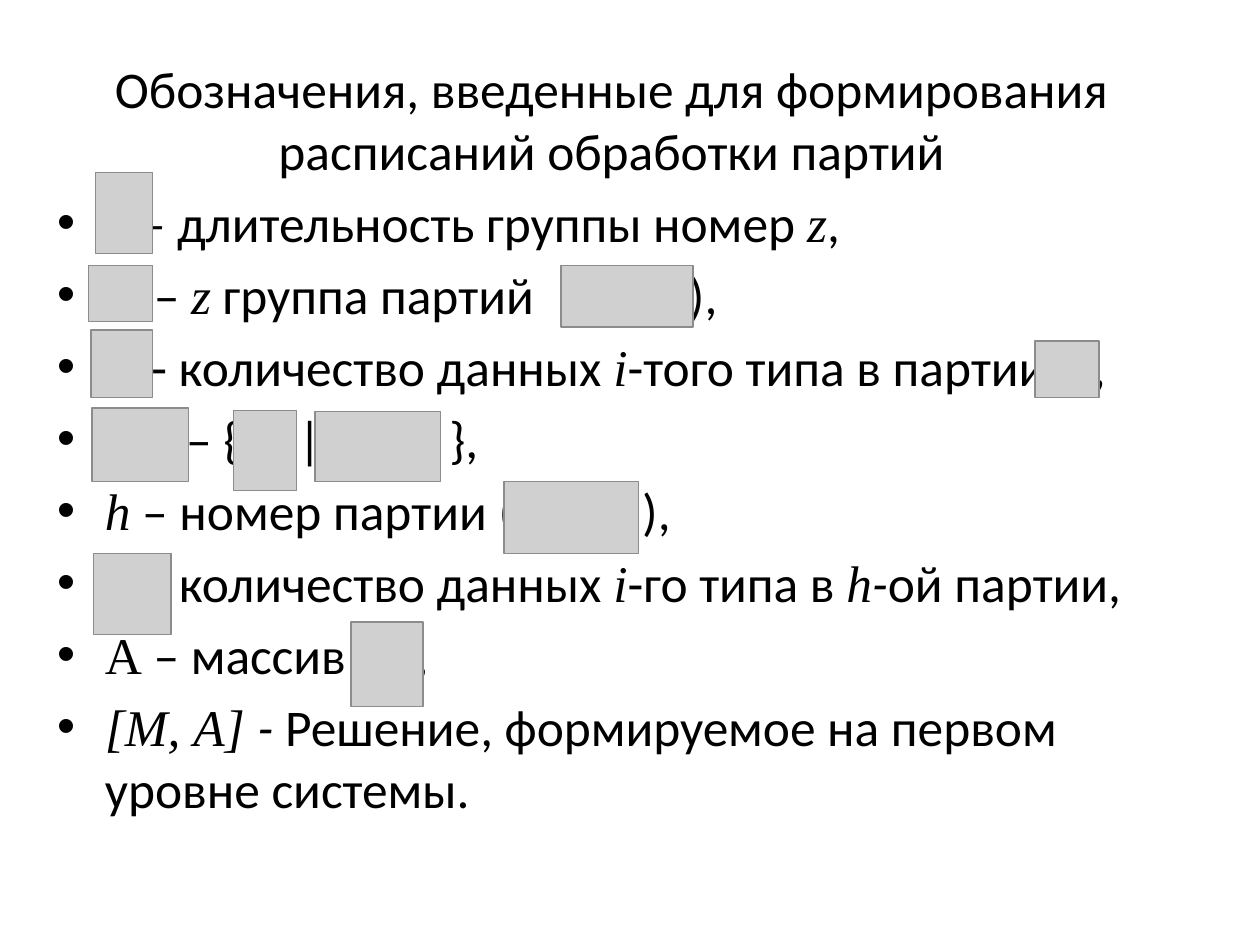
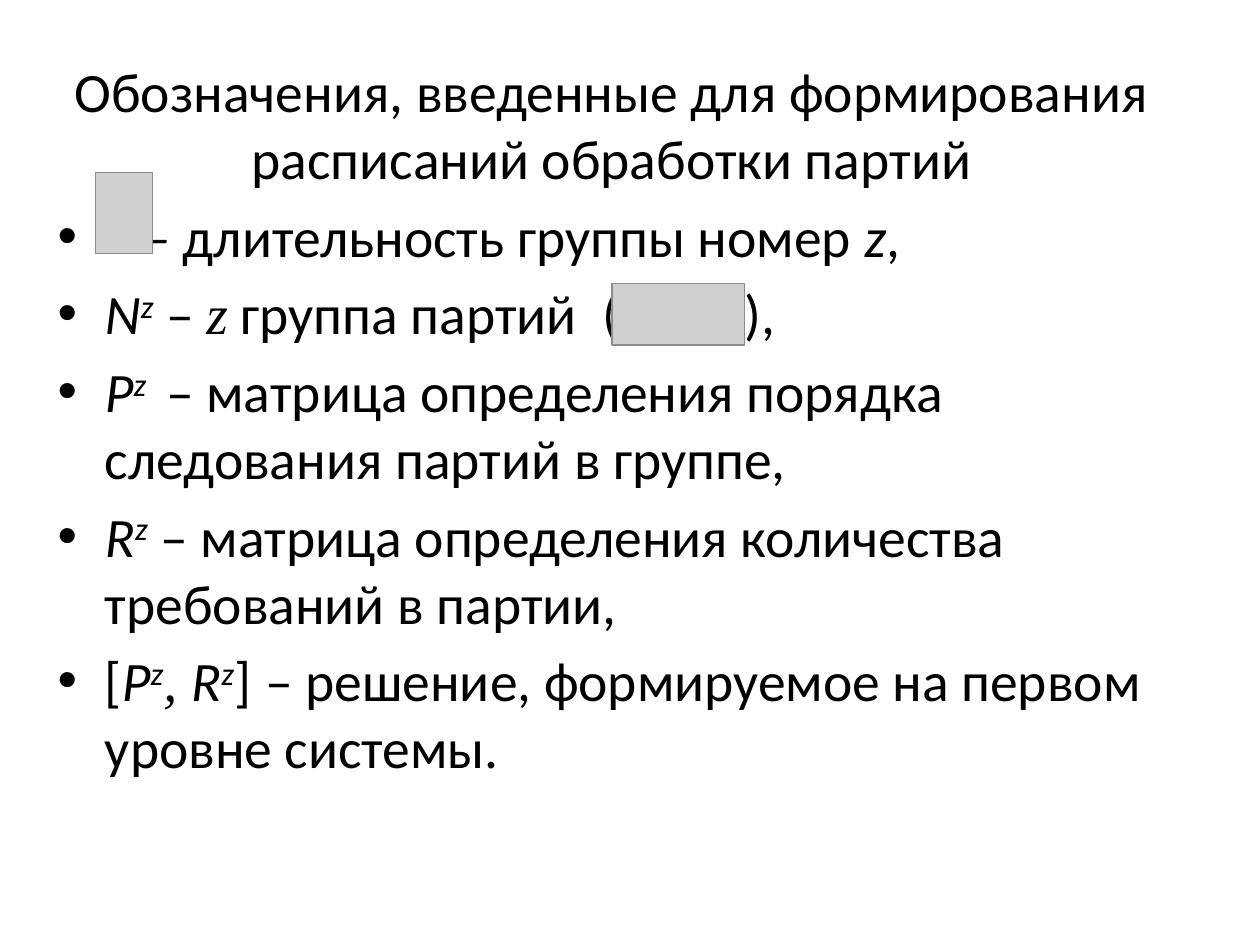
Before and after one commit to sasha2567/diplom, a slide deck: slide 8 of К защите/Саша/В диплом/На защиту/На защиту.pptx. Drawn at 1260x945 pixels with LibreOffice and Linux fonts; fonts in the diff are those of the drawing; grey boxes stand for pictures. Boxes give left, top, right and bottom in pixels: in the first picture for what was removed or moved away, otherwise in the second. Text is boxed around its words. In the diff, an @@ line names an element or a change of style, - is before the commit and + after.

```diff
--- a/К защите/Саша/В диплом/На защиту/На защиту.pptx
+++ b/К защите/Саша/В диплом/На защиту/На защиту.pptx
@@ text at (74, 74, 1147, 266): size 32.4 to 35 pt in "Обозначения, введенные для формирования расписаний обработки ...", "– длительность группы номер z,"; font Times New Roman to Calibri in "z," @@
@@ picture removed at (89, 265, 153, 321) @@
@@ text at (105, 296, 1140, 777): text changed; size 32.4 to 35 pt @@
-• – z группа партий ( ),
-• - количество данных i-того типа в партии ,
-• – { | },
-• h – номер партии ( ),
-• - количество данных i-го типа в h-ой партии,
-• A – массив ,
-• [М, А] - Решение, формируемое на первом уровне системы.
+• Nz – z группа партий ( ),
+• Pz – матрица определения порядка следования партий в группе,
+• Rz – матрица определения количества требований в партии,
+• [Pz, Rz] – решение, формируемое на первом уровне системы.
@@ picture: place and size @@
-picture at (561, 265, 694, 327)
+picture at (612, 284, 744, 345)
@@ picture removed at (91, 330, 153, 398) @@
@@ picture removed at (1036, 341, 1100, 397) @@
@@ picture removed at (93, 408, 190, 481) @@
@@ picture removed at (234, 410, 297, 491) @@
@@ picture removed at (316, 412, 441, 481) @@
@@ picture removed at (504, 481, 639, 553) @@
@@ picture removed at (94, 555, 172, 635) @@
@@ picture removed at (351, 622, 423, 707) @@
```
Also in this commit, not shown: 5 other slides changed, 2 other files.
